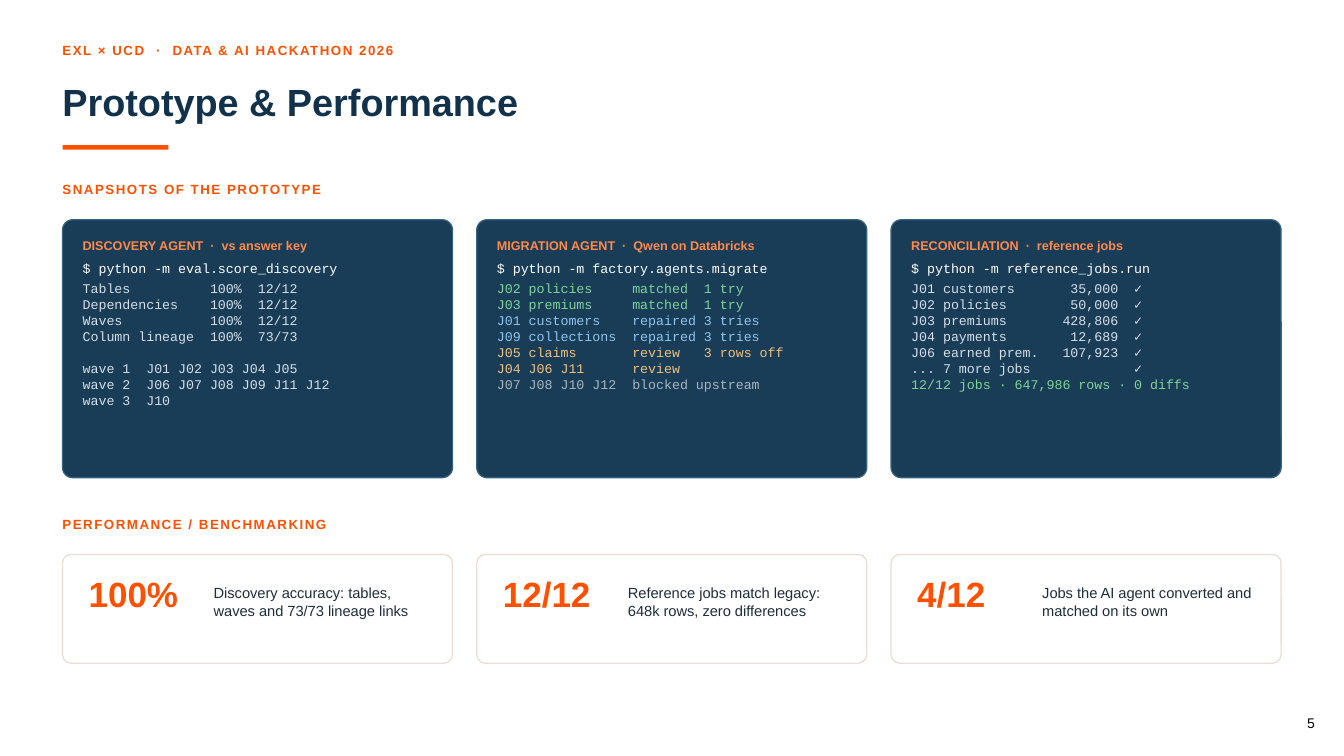
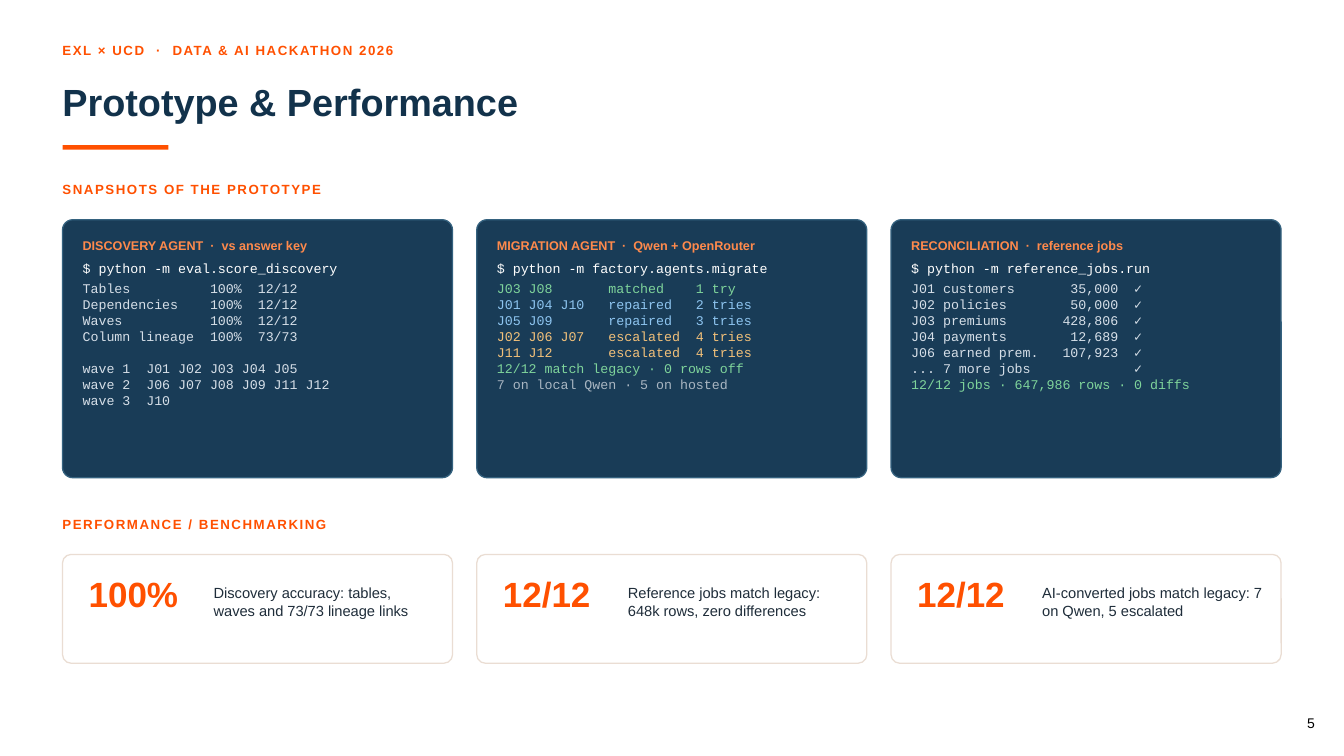
Before and after one commit to SowmyaRadhakrishnan277/EXL-Agentic-Hackathon, a slide deck: slide 5 of docs/EXL_UCD_Challenge03_Agentic_Migration_Factory_Submission.pptx. Drawn at 1344x756 pixels with LibreOffice and Linux fonts; fonts in the diff are those of the drawing; background and template pictures are left out. Boxes give left, top, right and bottom in pixels: in the first picture for what was removed or moved away, otherwise in the second. Text is boxed around its words. In the diff, an @@ line names an element or a change of style, - is before the commit and + after.

```diff
--- a/docs/EXL_UCD_Challenge03_Agentic_Migration_Factory_Submission.pptx
+++ b/docs/EXL_UCD_Challenge03_Agentic_Migration_Factory_Submission.pptx
@@ text at (497, 241, 755, 253): text changed @@
-MIGRATION AGENT · Qwen on Databricks
+MIGRATION AGENT · Qwen + OpenRouter
@@ text at (497, 283, 752, 392): text changed; text colour #8EC5F0 to #F3C17A @@
-J02 policies matched 1 try
-J03 premiums matched 1 try
-J01 customers repaired 3 tries
-J09 collections repaired 3 tries
-J05 claims review 3 rows off
-J04 J06 J11 review
-J07 J08 J10 J12 blocked upstream
+J03 J08 matched 1 try
+J01 J04 J10 repaired 2 tries
+J05 J09 repaired 3 tries
+J02 J06 J07 escalated 4 tries
+J11 J12 escalated 4 tries
+12/12 match legacy · 0 rows off
+7 on local Qwen · 5 on hosted
@@ text at (917, 581, 1004, 608): text changed @@
-4/12
+12/12
@@ text at (1042, 587, 1262, 619): text changed @@
-Jobs the AI agent converted and matched on its own
+AI-converted jobs match legacy: 7 on Qwen, 5 escalated
```
Also in this commit, not shown: 5 other slides changed.
